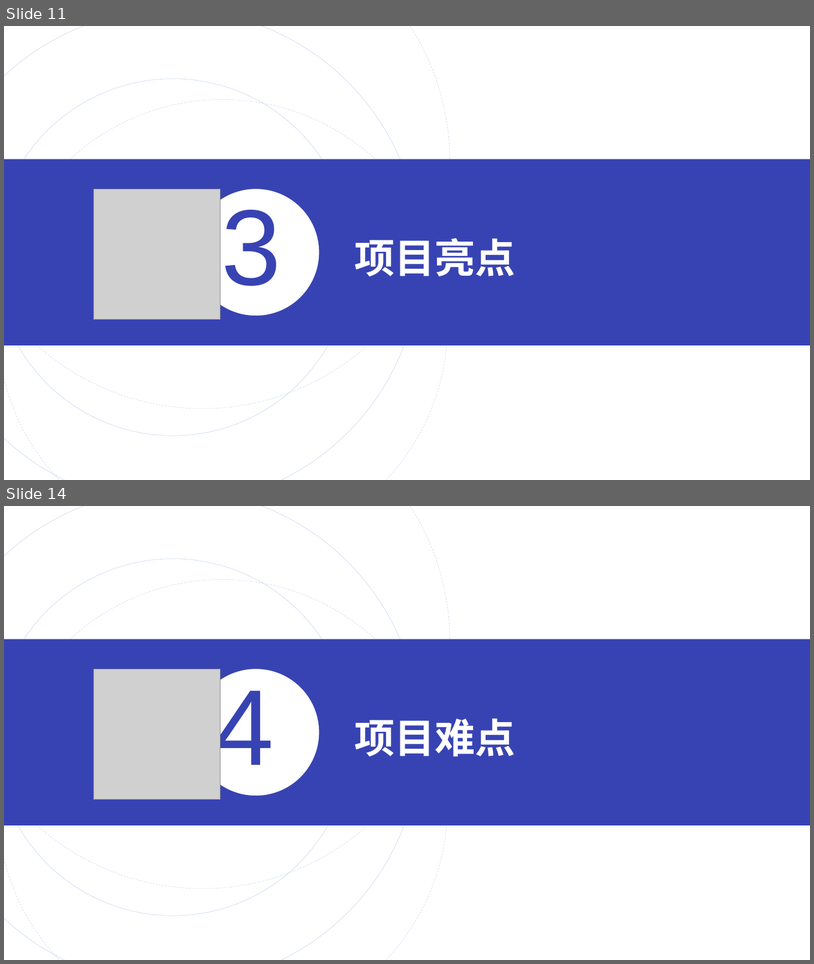
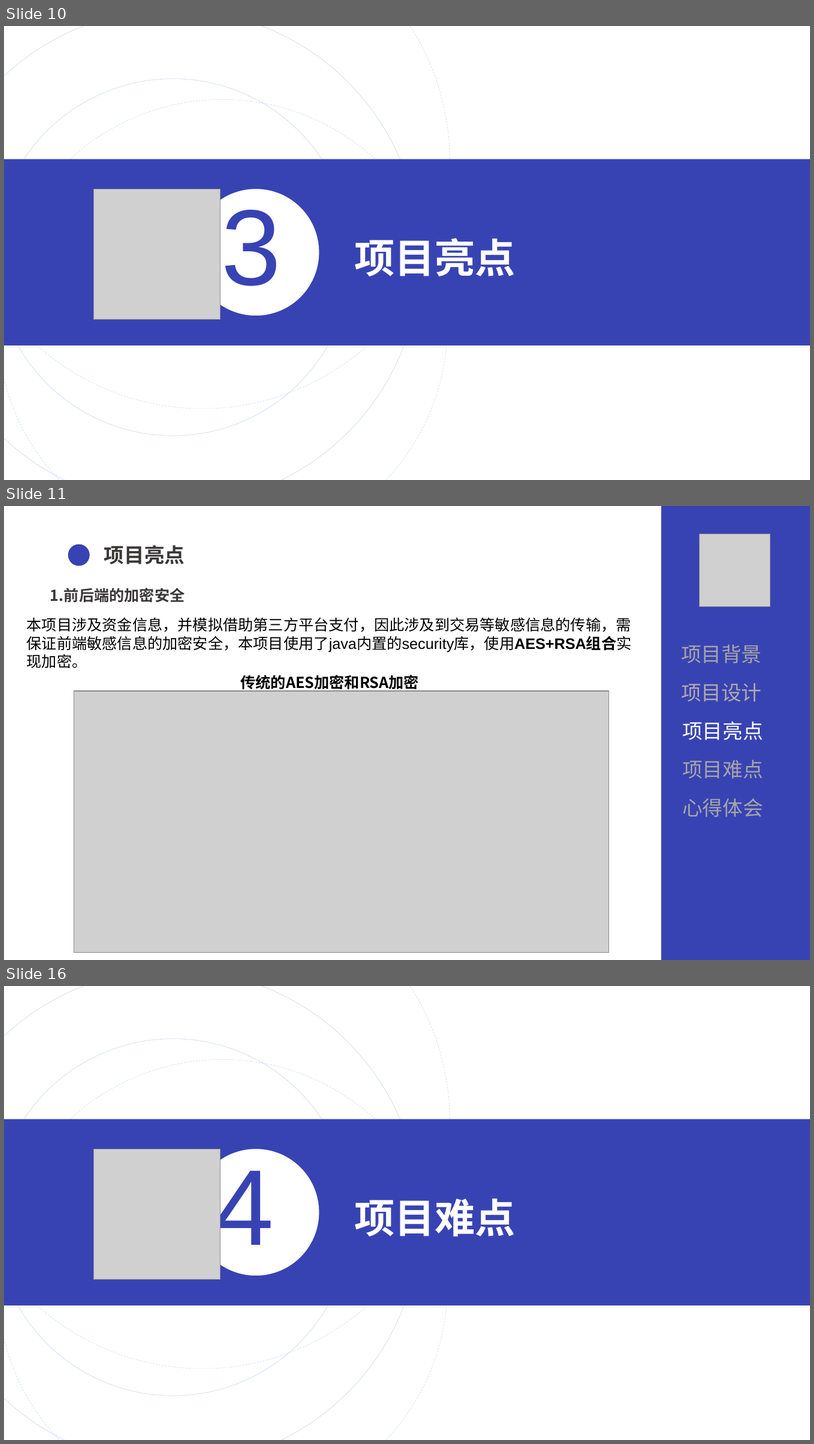
Before and after one commit to fgksking/some-codings, a slide deck: ppt/QG答辩.pptx. Shown one above the other, each under a label of ours: slides 11 and 14 before the commit, slides 10, 11 and 16 after it; the slides between them are not shown. The pictures are 814x964 and 814x1444 pixels, drawn with LibreOffice and Linux fonts; fonts in the diff are those of the drawing; grey boxes stand for pictures. Boxes give left, top, right and bottom in pixels: in the first picture for what was removed or moved away, otherwise in the second. Text is boxed around its words. In the diff, an @@ line names an element or a change of style, - is before the commit and + after.

```diff
--- a/ppt/QG答辩.pptx
+++ b/ppt/QG答辩.pptx
@@ slide 11 added at (4, 506, 810, 960), background #FFFFFF @@
@@ rectangle added at (662, 506, 810, 960), fill #3843B3 @@
@@ picture added at (699, 534, 770, 607) @@
@@ ellipse added at (68, 544, 90, 566), fill #3843B3 @@
@@ text added at (104, 545, 185, 564), 24 pt, text #3B3838, bold @@
+项目亮点
@@ text added at (50, 588, 185, 603), 18 pt, text #3B3838, bold @@
+1.前后端的加密安全
@@ text added at (27, 617, 632, 668), 18 pt, text #000000 @@
+本项目涉及资金信息，并模拟借助第三方平台支付，因此涉及到交易等敏感信息的传输，需保证前端敏感信息的加密安全，本项目使用了java内置的security库，使用AES+RSA组合实现加密。
@@ text added at (681, 645, 762, 663), 24 pt, text #A6A6A6 @@
+项目背景
@@ text added at (240, 675, 419, 691), 18 pt, text #000000, bold @@
+传统的AES加密和RSA加密
@@ text added at (681, 683, 762, 702), 24 pt, text #AFABAB @@
+项目设计
@@ picture added at (74, 691, 609, 952) @@
@@ text added at (683, 721, 763, 740), 24 pt, text #FFFFFF @@
+项目亮点
@@ text added at (683, 760, 763, 778), 24 pt, text #A6A6A6 @@
+项目难点
@@ text added at (683, 798, 763, 817), 24 pt, text #A6A6A6 @@
+心得体会
@@ what was slide 11 is now slide 10 @@
@@ what was slide 14 is now slide 16 @@
```
Also in this commit, not shown: 11 slides changed, 3 other slides added, 1 slide removed, 4 other files.
